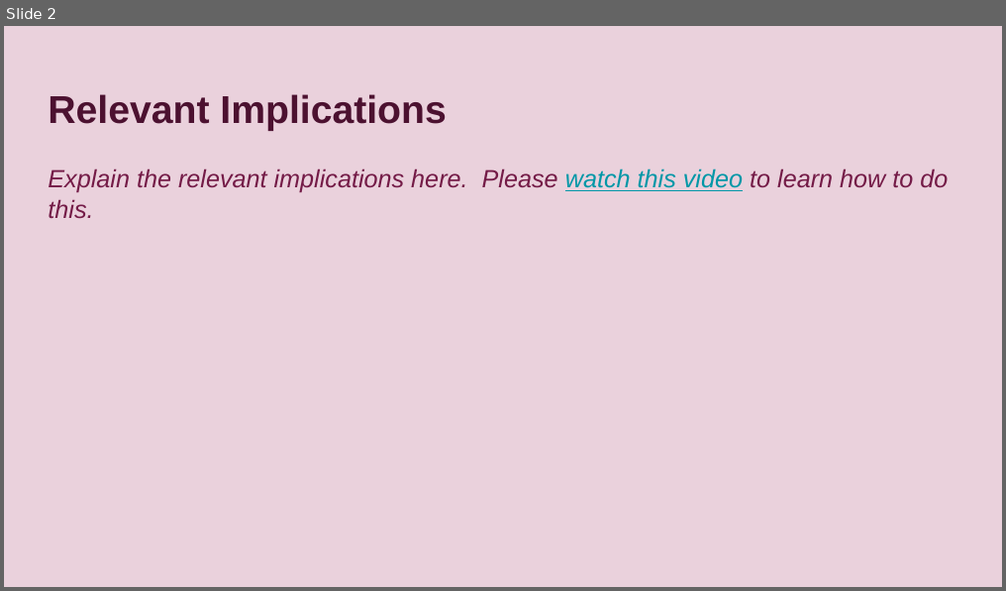
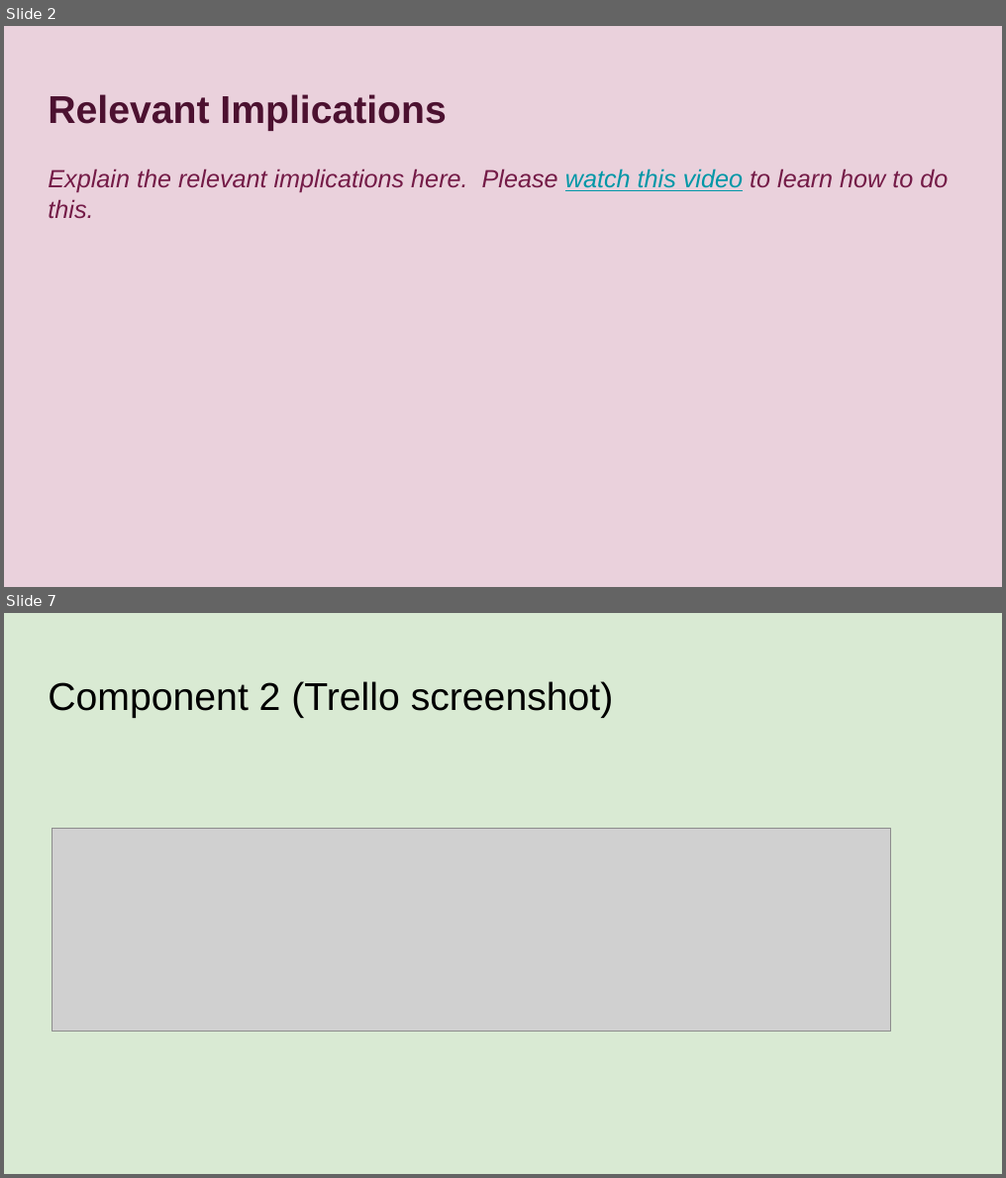
Before and after one commit to LaurenceStewart/Pizza_Bot, a slide deck: 022_91893+_+91897+Documentation.pptx. Shown one above the other, each under a label of ours: slide 2 before the commit, slides 2 and 7 after it; the slides between them are not shown. The pictures are 1006x591 and 1006x1178 pixels, drawn with LibreOffice and Linux fonts; fonts in the diff are those of the drawing; grey boxes stand for pictures. Boxes give left, top, right and bottom in pixels: in the first picture for what was removed or moved away, otherwise in the second. Text is boxed around its words. In the diff, an @@ line names an element or a change of style, - is before the commit and + after.

```diff
--- a/022_91893+_+91897+Documentation.pptx
+++ b/022_91893+_+91897+Documentation.pptx
@@ slide 7 added at box(4, 613, 1002, 1174), background #D9EAD3 @@
@@ title added at box(48, 681, 614, 718), 28 pt, text #000000 @@
+Component 2 (Trello screenshot)
@@ picture added at box(52, 829, 891, 1031) @@
```
Also in this commit, not shown: 3 slides changed, 39 other slides added, 1 slide removed, 3 other files.
